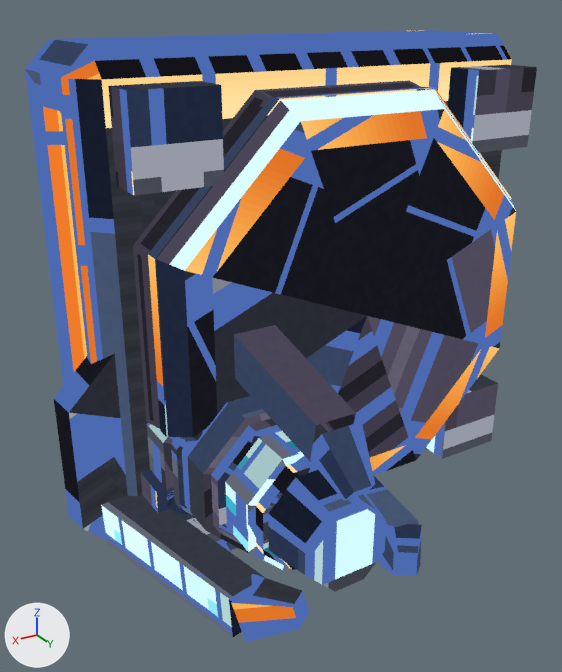
Two versions of the glTF model art/out/marlit_laser_drill.glb, one commit apart.
Rendered twice from a 50 mm camera at (1.24, 2.65, 1.63) aimed at (-0.23, 0.19, 0.4). The axes (+X, +Y, +Z) are drawn at lower left. The lights are the same throughout. The first picture is the older version. Vertices at exactly the same position are counted once.

The first picture shows 'marlit_laser_drill_body', 'marlit_laser_drill_head'.
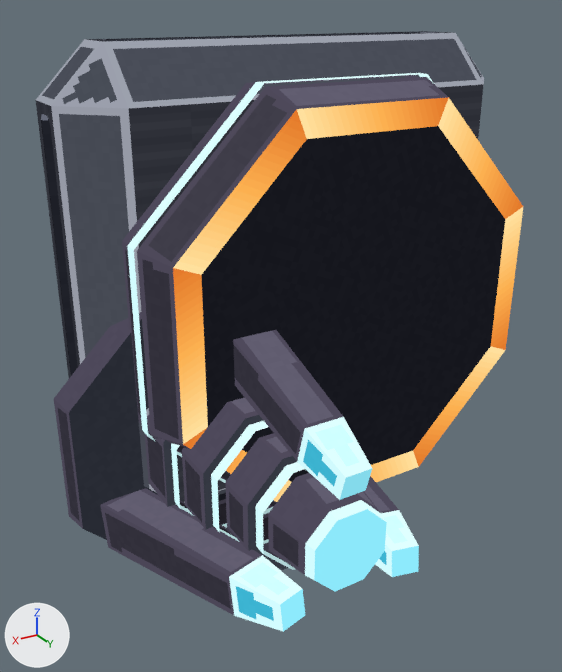
Where the change shows, as pixel boxes (x1, y1, x2, y2) in the pictures (562 x 672 px; the box of a moved part takes in the faces that stretch with it):
'marlit_laser_drill_body', reshaped (7% shorter)
    before: (25, 30, 537, 541)
    after: (36, 31, 523, 507)
'marlit_laser_drill_head', reshaped
    before: (54, 325, 422, 642)
    after: (54, 298, 419, 632)
part 1 of me_marlit_laser_drill_body, moved or reshaped
    before: (148, 87, 512, 504)
    after: (122, 75, 417, 431)
part 2 of me_marlit_laser_drill_body, added
    after: (127, 73, 433, 483)
part 3 of me_marlit_laser_drill_body, rebuilt
    before: (133, 81, 425, 429)
    after: (137, 77, 523, 507)
part 4 of me_marlit_laser_drill_body, deleted
    before: (426, 374, 498, 459)
part 5 of me_marlit_laser_drill_body, deleted
    before: (448, 65, 537, 153)
part 6 of me_marlit_laser_drill_body, deleted (blue)
    before: (141, 460, 230, 541)
part 7 of me_marlit_laser_drill_body, deleted
    before: (108, 81, 224, 196)
part 8 of me_marlit_laser_drill_body, moved or reshaped
    before: (25, 30, 512, 496)
    after: (36, 31, 484, 503)
part 9 of me_marlit_laser_drill_body, built on
    before: (156, 90, 516, 503)
    after: (202, 126, 505, 482)
part 10 of me_marlit_laser_drill_head, rebuilt (25% wider)
    before: (101, 495, 265, 637)
    after: (100, 488, 305, 632)
part 11 of me_marlit_laser_drill_head, moved or reshaped
    before: (234, 325, 375, 501)
    after: (202, 298, 372, 500)
part 12 of me_marlit_laser_drill_head, reshaped
    before: (232, 476, 422, 642)
    after: (364, 476, 419, 577)
part 13 of me_marlit_laser_drill_head, surface changed
    before: (54, 325, 387, 591)
    after: (54, 298, 387, 591)

What the commit changed:
me_marlit_laser_drill_body is used by ob_marlit_laser_drill_body; location (0.0, 0.0, 0.0).
me_marlit_laser_drill_body had 224 vertices, 386 faces and spanned x -1.5..0.5, y -0.5..0.4, z -0.5..1.5.
me_marlit_laser_drill_body now has 200 vertices, 338 faces and spans x -1.5..0.5, y -0.5..0.4, z -0.5..1.5.
me_marlit_laser_drill_body part 1: the loose piece of 16 vertices spanning x -1.33..0.32, y 0.25..0.31, z -0.32..1.33 is scaled about its middle by (1.04, 1.33, 1.04), then moved by (0.0, -0.14, 0.0).
me_marlit_laser_drill_body part 2: the loose piece of 16 vertices spanning x -1.33..0.32, y 0.25..0.31, z -0.32..1.33 is copied, and the copy is scaled about its middle by (1.05, 1, 1.05), then moved by (0.0, -0.07, 0.0); it spans x -1.37..0.37, y 0.18..0.24, z -0.37..1.37.
me_marlit_laser_drill_body part 3: the loose piece of 16 vertices spanning x -1.34..0.34, y 0.15..0.25, z -0.34..1.34 is rebuilt with 24 vertices and now spans x -1.36..0.36, y 0.24..0.4, z -0.36..1.36.
me_marlit_laser_drill_body part 4: the loose piece of 8 vertices spanning x -1.38..-1.06, y 0.15..0.31, z -0.38..-0.06 is deleted.
me_marlit_laser_drill_body part 5: the loose piece of 8 vertices spanning x -1.38..-1.06, y 0.15..0.31, z 1.06..1.38 is deleted.
me_marlit_laser_drill_body part 6: the loose piece of 8 vertices spanning x 0.06..0.38, y 0.15..0.31, z -0.38..-0.06 is deleted.
me_marlit_laser_drill_body part 7: the loose piece of 8 vertices spanning x 0.06..0.38, y 0.15..0.31, z 1.06..1.38 is deleted.
me_marlit_laser_drill_body part 8: 133 vertices removed from x -1.5..0.5, y -0.5..0.15, z -0.5..1.5; 133 vertices added at x -1.5..0.5, y -0.5..0.1, z -0.5..1.5.
me_marlit_laser_drill_body part 9: 24 vertices removed from x -1.32..0.32, y 0.31..0.4, z -0.32..1.32; 8 vertices added at x -1.2..0.2, y 0.4, z -0.2..1.2.
me_marlit_laser_drill_head is used by ob_marlit_laser_drill_head; location (0.0, 0.0, 0.0).
me_marlit_laser_drill_head had 192 vertices, 274 faces and spanned x -0.64..0.64, y 0.0..1.083, z -0.64..0.64.
me_marlit_laser_drill_head now has 180 vertices, 274 faces and spans x -0.64..0.64, y 0.0..1.049, z -0.64..0.64.
me_marlit_laser_drill_head part 10: the loose piece of 8 vertices spanning x 0.237..0.541, y 0.095..0.921, z -0.35..-0.105 is rebuilt with 12 vertices and now spans x 0.175..0.546, y 0.085..1.049, z -0.354..-0.08.
Part 11, on me_marlit_laser_drill_head:
8 vertices are removed from x -0.075..0.075, y 0.853..1.075, z 0.209..0.419.
10 faces are deleted.
8 vertices move from x -0.09..0.09, y 0.102..0.915, z 0.287..0.608 to x -0.095..0.095, y 0.094..0.85, z 0.245..0.611.
4 vertices are added at (0.05, 1.044, 0.308), (-0.05, 1.044, 0.308), (-0.05, 1.016, 0.212), (0.05, 1.016, 0.212).
10 new faces join them.
Part 12, on me_marlit_laser_drill_head:
23 vertices are removed from x -0.541..0.387, y 0.095..1.083, z -0.35..-0.082.
28 faces are deleted.
1 vertex moves from x -0.239, y 0.879, z -0.105 to x -0.345, y 0.858, z -0.233.
11 vertices are added at x -0.546..-0.175, y 0.085..1.049, z -0.354..-0.08.
18 new faces join them.
me_marlit_laser_drill_head part 13: 228 kept faces spanning x -0.64..0.64, y 0.0..1.02, z -0.64..0.64 get new texture (UV) coordinates.
